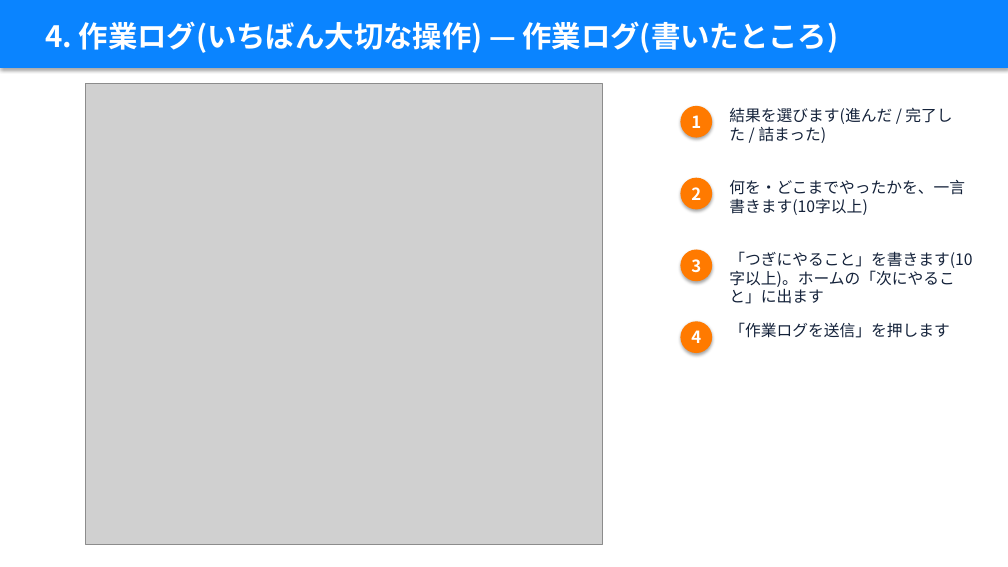
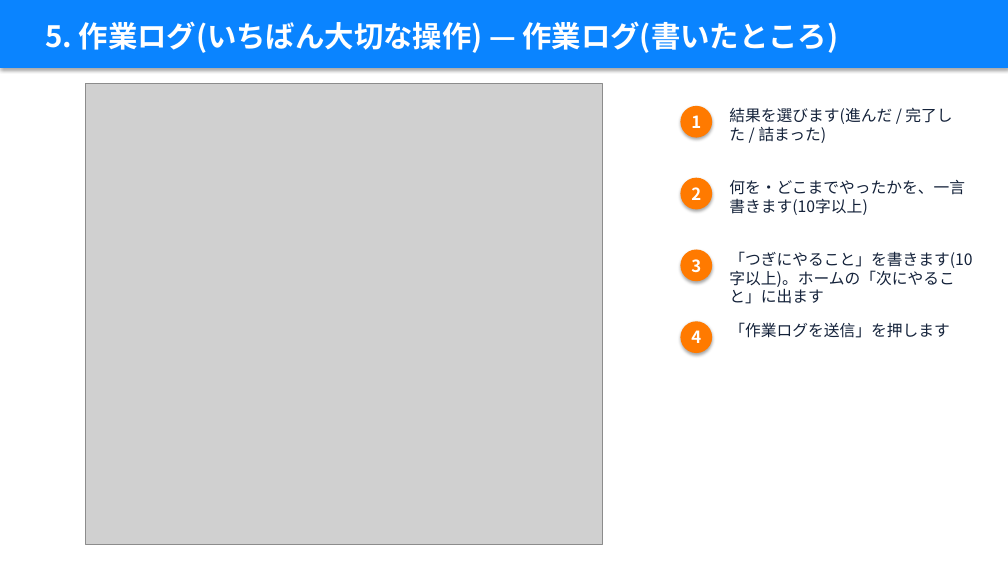
Before and after one commit to takky416-byte/sotsuken_pj_management, a slide deck: slide 15 of docs/manual/卒研PJ管理_説明資料_学生編.pptx (slide 11 before the commit). Drawn at 1008x567 pixels with LibreOffice and Linux fonts; fonts in the diff are those of the drawing; grey boxes stand for pictures. Boxes give left, top, right and bottom in pixels: in the first picture for what was removed or moved away, otherwise in the second. Text is boxed around its words. In the diff, an @@ line names an element or a change of style, - is before the commit and + after.

```diff
--- a/docs/manual/卒研PJ管理_説明資料_学生編.pptx
+++ b/docs/manual/卒研PJ管理_説明資料_学生編.pptx
@@ text at <box>45,21,839,53</box>: text changed @@
-4. 作業ログ(いちばん大切な操作) — 作業ログ(書いたところ)
+5. 作業ログ(いちばん大切な操作) — 作業ログ(書いたところ)
```
Also in this commit, not shown: 19 other slides changed, 7 slides added, 9 other files.
